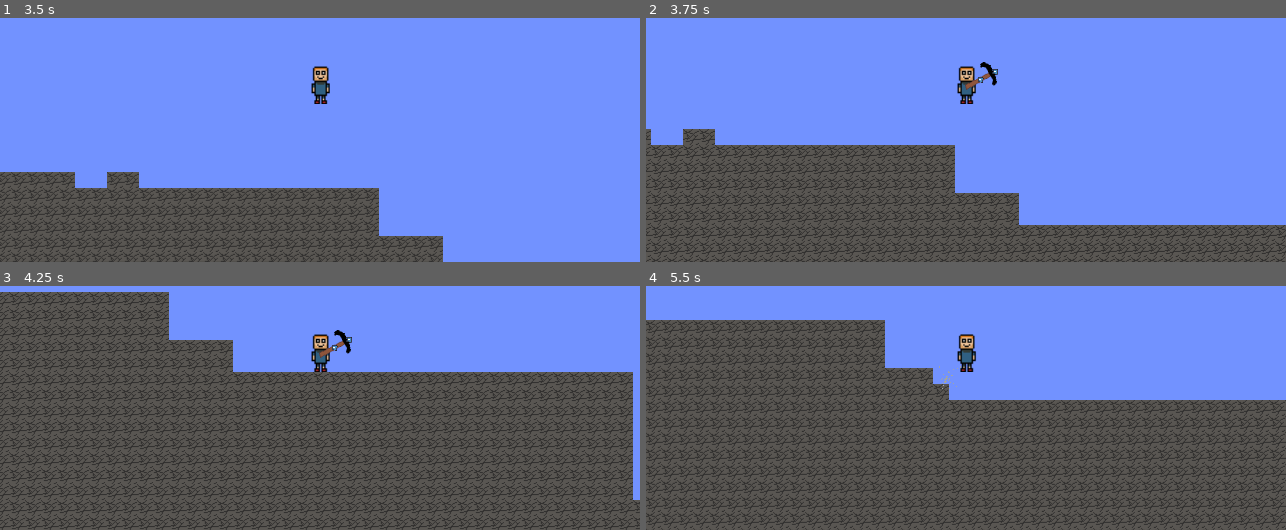
Above: before the commit, frames 1-4 (two rows, left to right).
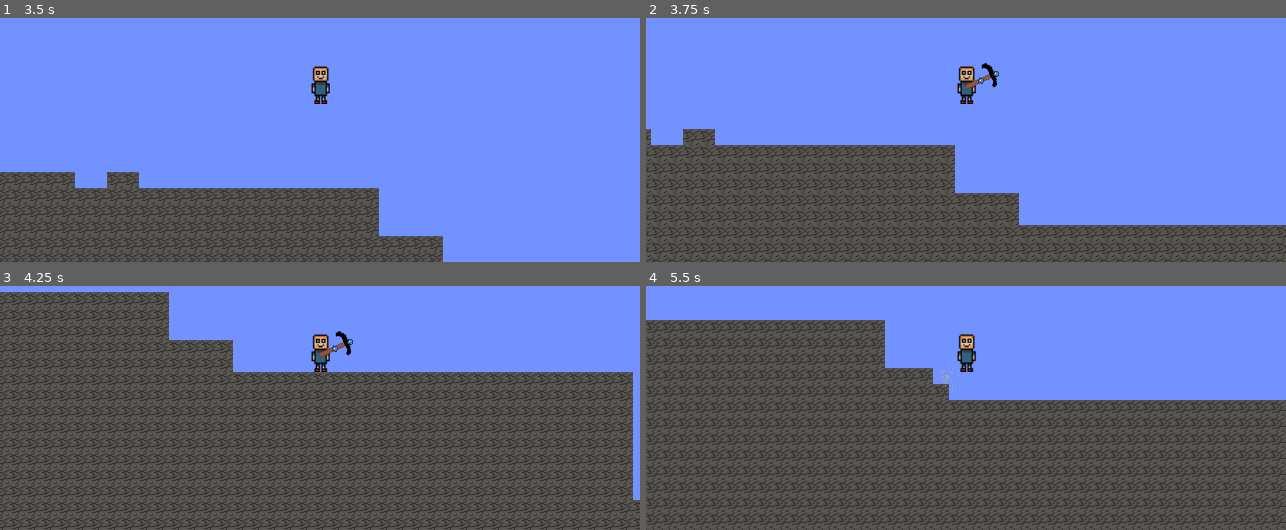
Above: after the commit, the same moments.

Repository: Qwerty9964/Core-Corp
Game: Godot game, scene res://main.tscn
The game is run twice, just before and just after one commit, with the same random seed, the same clock (stepped at 60 frames per second) and the same inputs. The engine's default icon, where the game draws it, is replaced by a stand-in: a white triangle on a blue panel in a dark square.
Inputs (mouse positions are in pixels of both pictures, inside the frame that each line leads up to):
- Up to frame 1 (3.5 s): tap Enter at 0.5, 2.75 s; move the mouse to (460, 64) at 0.52 s; press the mouse at (460, 64) at 0.53 s; hold D (move_right) 0.53-2.03 s; tap Space (jump) at 0.77, 1.25, 1.52, 3.02 s; tap W (mine_toggle) at 0.8, 1.35, 2.3, 2.85 s; move the mouse to (192, 100) at 1.27 s; release the mouse at (192, 100) at 1.28 s; click (192, 100) at 1.55 s; move the mouse to (outside the picture) at 2.02 s; press the mouse at (outside the picture) at 2.03 s; hold A (move_left) 2.03-2.78 s; move the mouse to (288, 154) at 2.77 s; release the mouse at (288, 154) at 2.78 s; hold D (move_right) from 2.78 s (still down); click (288, 154) at 3.05 s
- Up to frame 2 (3.75 s): keep holding D (move_right); move the mouse to (1158, 135) at 3.52 s; hold W (mine_toggle) from 3.53 s (still down); tap Alt at 3.6 s
- Up to frame 3 (4.25 s): keep holding D (move_right); keep holding W (mine_toggle); tap Space (jump) at 3.77 s
- Up to frame 4 (5.5 s): move the mouse to (774, 295) at 4.27 s; release D (move_right) at 4.28 s; release W (mine_toggle) at 4.28 s; hold A (move_left) 4.28-5.03 s; tap Shift at 4.35 s; tap Space (jump) at 4.52 s; click (774, 295) at 4.55 s; move the mouse to (998, 349) at 5.02 s; press the mouse at (998, 349) at 5.03 s; hold D (move_right) from 5.03 s (still down); tap W (mine_toggle) at 5.3 s

Frame 1 is identical in both runs. In frame 2, 0.1% of the frame differs, in the area x 50-56%, y 18-29%; in frame 3, 0.1%; in frame 4, less than 0.1%.

Commit message:
simple digging sound effect

Diff:
--- a/main.gd
+++ b/main.gd
@@ -18,12 +18,12 @@
 		pickaxe.visible = true
 		if Input.is_action_pressed('mine'):
 			if mode == "negative":
-				pickaxe.rotation-=17*delta
+				pickaxe.rotation-=18*delta
 				if pickaxe.rotation<-1.05:
 					mode = "positive"
 
 			elif mode == "positive":
-				pickaxe.rotation+=17*delta
+				pickaxe.rotation+=18*delta
 				if pickaxe.rotation>1.05:
 					mode = "negative"
 
@@ -49,6 +49,7 @@
 
 	if terrain.get_cell_source_id(top_tile_cords)!=-1 or terrain.get_cell_source_id(bottom_tile_cords)!=-1:
 		activate_particles(top_pickaxe_pos)
+		$character/miningpivot/pickaxe/sound.play()
 		camera_shake()
 
 	terrain.erase_cell(top_tile_cords)
--- a/main.tscn
+++ b/main.tscn
@@ -5,6 +5,7 @@
 [ext_resource type="Script" uid="uid://lit5oxc31vmg" path="res://character.gd" id="2_h2yge"]
 [ext_resource type="Texture2D" uid="uid://ceuh00polfir2" path="res://assets/stonetile.png" id="4_1bvp3"]
 [ext_resource type="PackedScene" uid="uid://db278lauiqkf4" path="res://pickaxe.tscn" id="4_lquwl"]
+[ext_resource type="AudioStream" uid="uid://clyw2pbg7unor" path="res://simpledigsound.wav" id="5_7mycd"]
 
 [sub_resource type="TileSetAtlasSource" id="TileSetAtlasSource_lquwl"]
 resource_name = "stonebasic"
@@ -39,6 +40,9 @@
 visible = false
 rotation = -0.6981317
 
+[node name="sound" type="AudioStreamPlayer2D" parent="character/miningpivot/pickaxe" unique_id=1685996764]
+stream = ExtResource("5_7mycd")
+
 [node name="terrain" type="TileMapLayer" parent="." unique_id=840139142]
 tile_map_data = PackedByteArray("AAAEABIAAAAAAAAAAAAFABIAAAAAAAAAAAAGABIAAAAAAAAAAAAHABIAAAAAAAAAAAAIABIAAAAAAAAAAAAJAB …(142848 unchanged characters)…
 tile_set = SubResource("TileSet_3442d")
--- a/mineparticle.tscn
+++ b/mineparticle.tscn
@@ -2,6 +2,7 @@
 
 [sub_resource type="ParticleProcessMaterial" id="ParticleProcessMaterial_bdbf6"]
 particle_flag_disable_z = true
+direction = Vector3(0, -1, 0)
 spread = 180.0
 initial_velocity_max = 142.11
 scale_max = 1.3
@@ -10,6 +11,6 @@
 [node name="GPUParticles2D" type="GPUParticles2D" unique_id=1566214371]
 emitting = false
 amount = 55
-lifetime = 0.2
+lifetime = 0.18000000000000002
 one_shot = true
 process_material = SubResource("ParticleProcessMaterial_bdbf6")
Not shown, added: digsound.wav.import
Not shown, added: simpledigsound.wav.import
Not shown, added: digsound.wav
Not shown, added: simpledigsound.wav
